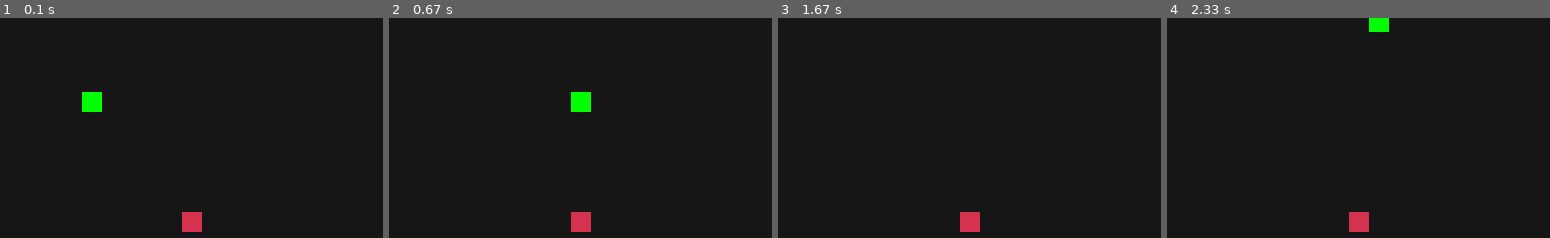
Above: before the commit, frames 1-4 (left to right).
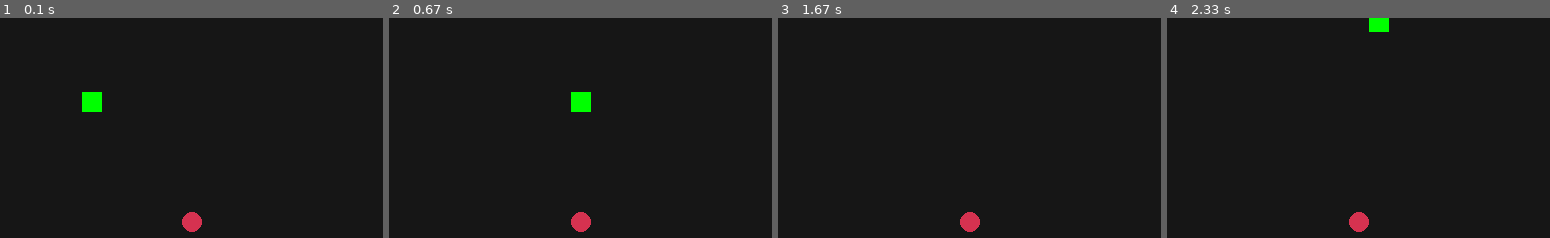
Above: after the commit, the same moments.

Repository: louis-sensai/sandbox-pygame
Game: pygame game, started from src/main.py
The game is run twice, just before and just after one commit, with the same random seed, the same clock (stepped at 60 frames per second) and the same inputs.
Inputs:
- Up to frame 1 (0.1 s): no input
- Up to frame 2 (0.67 s): hold Right from 0.33 s (still down)
- Up to frame 3 (1.67 s): release Right at 0.8 s; hold Up 0.83-1.13 s; hold Right 1.17-1.63 s
- Up to frame 4 (2.33 s): hold Left 1.67-2.2 s; hold Down from 2.23 s (still down)
The pictures show only the part of the screen within x 42-92%, y 50-100%; the shares and areas given below are measured in that part.

The runs differ from the first frame. In frame 1, 0.1% of the frame differs, in the area x 47-53%, y 88-98%; in frame 2, 0.1%; in frame 3, 0.1%; in frame 4, 0.1%.

Commit message:
Make apple a circle instead of a rectangle
Co-authored-by: Louis <336655023+louis-sensai@users.noreply.github.com>

Diff:
--- a/src/main.py
+++ b/src/main.py
@@ -94,7 +94,7 @@
                 game_close = True
 
         screen.fill(BLACK)
-        pygame.draw.rect(screen, RED, [foodx, foody, BLOCK_SIZE, BLOCK_SIZE])
+        pygame.draw.circle(screen, RED, [foodx + BLOCK_SIZE//2, foody + BLOCK_SIZE//2], BLOCK_SIZE//2)
         for segment in snake_List:
             pygame.draw.rect(screen, GREEN, [segment[0], segment[1], BLOCK_SIZE, BLOCK_SIZE])
 
